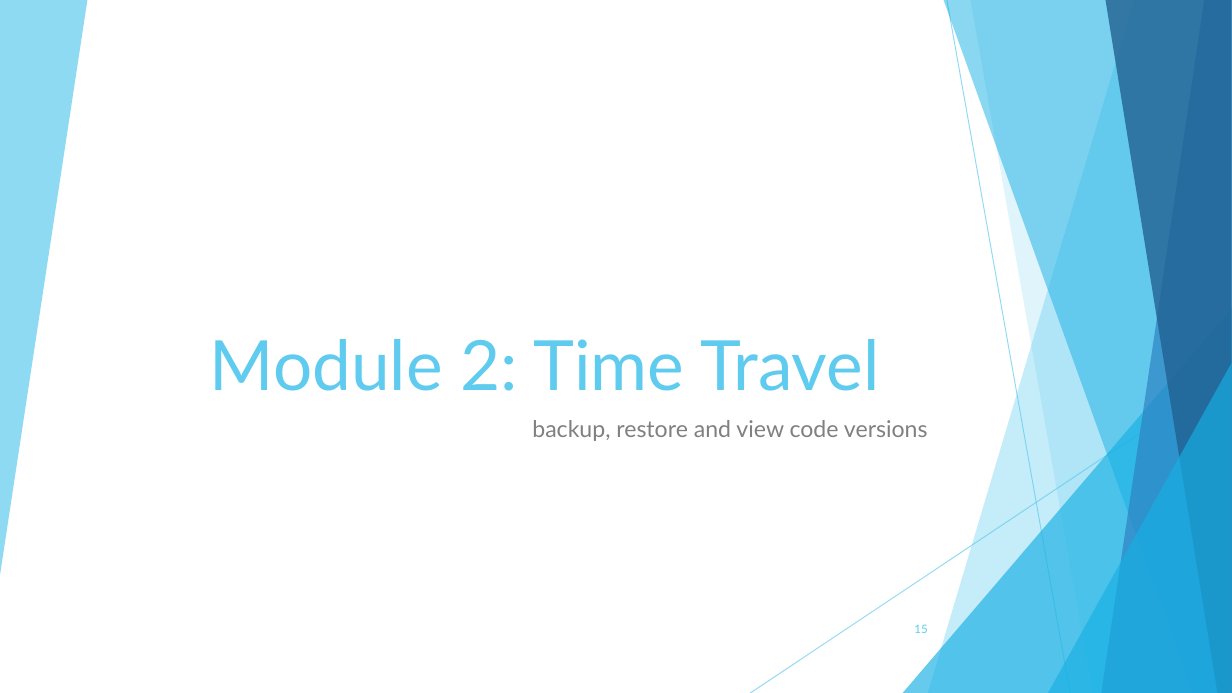
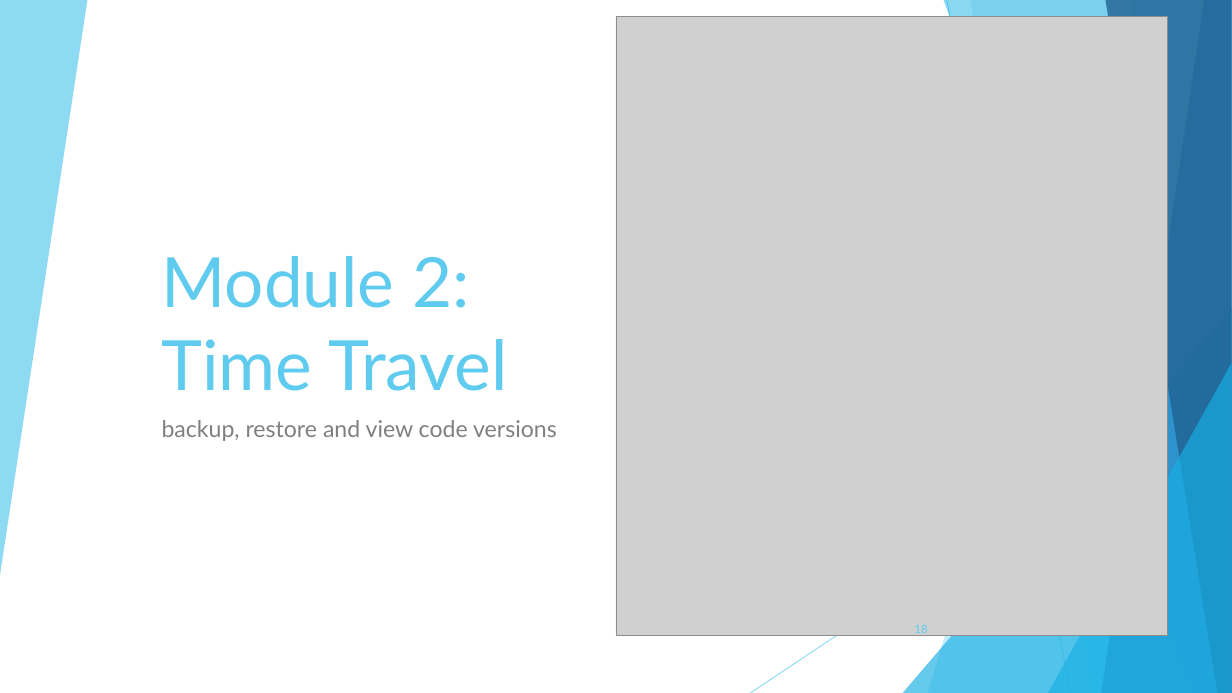
Before and after one commit to TechplexEngineer/GitCheatSheet, a slide deck: slide 18 of ppt/Getting started with GIT.pptx (slide 15 before the commit). Drawn at 1232x693 pixels with LibreOffice and Linux fonts; fonts in the diff are those of the drawing; grey boxes stand for pictures. Boxes give left, top, right and bottom in pixels: in the first picture for what was removed or moved away, otherwise in the second. Text is boxed around its words. In the diff, an @@ line names an element or a change of style, - is before the commit and + after.

Commit message:
Module 1 & 2 nearly complete

```diff
--- a/ppt/Getting started with GIT.pptx
+++ b/ppt/Getting started with GIT.pptx
@@ picture added at [616,17,1168,636] @@
@@ title "Module 2: Time Travel" at [162,256,507,391]: alignment centre to left @@
@@ subtitle "backup, restore and view code ..." at [162,420,557,441]: alignment right to left @@
@@ page number at [914,625,927,636]: text changed @@
-15
+18
```
Also in this commit, not shown: 11 other slides changed, 11 slides added, 2 slides removed.
